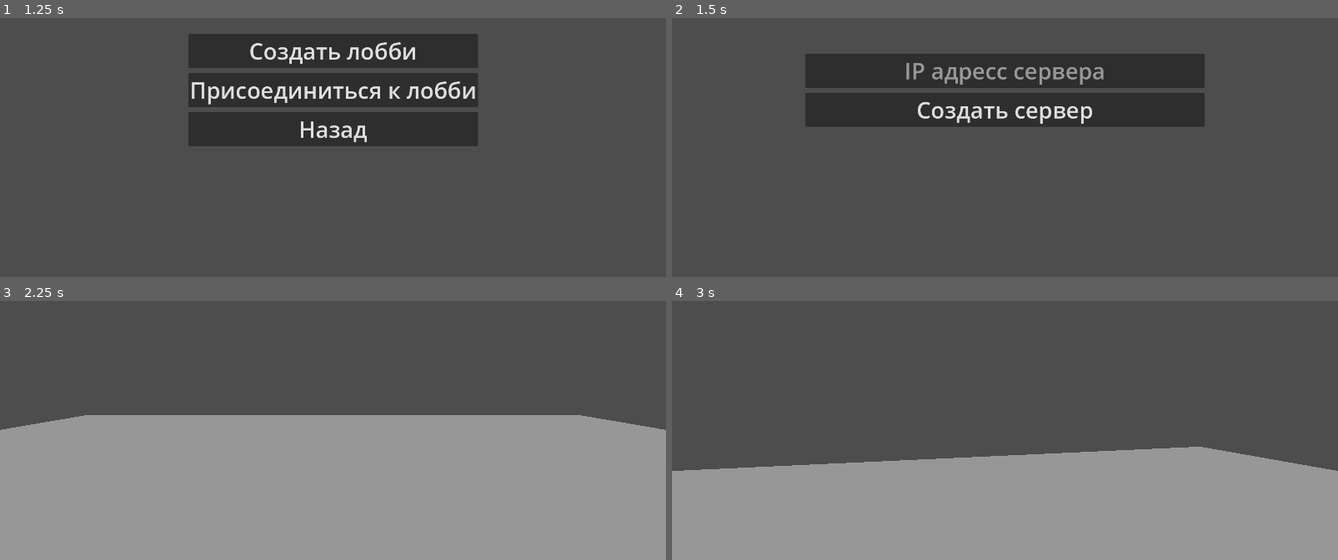
Above: before the commit, frames 1-4 (two rows, left to right).
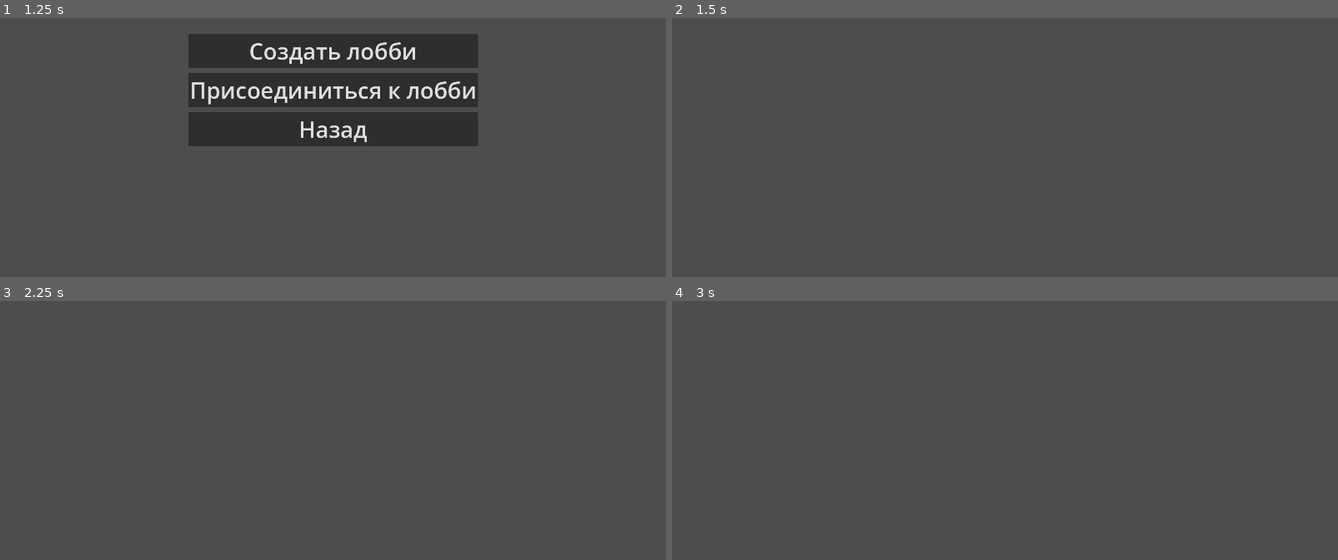
Above: after the commit, the same moments.

Repository: zZLerisZz/project-de
Game: Godot game, scene res://Scenes/main.tscn
Same seed, same stepped clock (60 frames per second), same inputs: the game is played once before the commit and once after it.
Inputs (mouse positions are in pixels of both pictures, inside the frame that each line leads up to):
- Up to frame 1 (1.25 s): click "Игра" at 0.5 s
- Up to frame 2 (1.5 s): click "Создать лобби" at 1.25 s
- Up to frame 3 (2.25 s): click (333, 391) at 2 s, where only the run before the commit has a clickable "Создать сервер"
- Up to frame 4 (3 s): tap Enter at 2.75 s; move the mouse to (1038, 370) at 2.77 s; hold W (move_forward) from 2.78 s (still down)

Frame 1 is identical in both runs. In frame 2, 15% of the frame differs, in the area x 20-80%, y 13-42%; in frame 3, 55%, in the area x 0-100%, y 44-100%; in frame 4, 39%.

Commit message:
Game Lobby

Diff:
--- a/Scenes/Scripts/main.gd
+++ b/Scenes/Scripts/main.gd
@@ -1,9 +1,15 @@
 extends Node
+
+var players = []
+var nick: String = "Player"
 
 func _ready() -> void:
 	$MainMenuInterface.visible = true
 	$GameMenuInterface.visible = false
 	$SettingsMenuInterface.visible = false
+	$LobbyMenu.visible = false
+
+	multiplayer.peer_connected.connect(_on_client_connected)
 
 
 func _unhandled_input(event: InputEvent) -> void:
@@ -16,9 +22,13 @@
 				$GameMenuInterface.visible = false
 				$MainMenuInterface.visible = true
 
-			if $GameMenuInterface/JoinCreateMenu.visible:
-				$GameMenuInterface/JoinCreateMenu.visible = false
+			if $GameMenuInterface/JoinMenu.visible:
+				$GameMenuInterface/JoinMenu.visible = false
 				$GameMenuInterface/ChooseMenu.visible = true
+
+		if $SettingsMenuInterface.visible:
+			$SettingsMenuInterface.visible = false
+			$MainMenuInterface.visible = true
 
 
 func _on_exit_button_pressed() -> void:
@@ -30,7 +40,7 @@
 
 	$GameMenuInterface.visible = true
 	$GameMenuInterface/ChooseMenu.visible = true
-	$GameMenuInterface/JoinCreateMenu.visible = false
+	$GameMenuInterface/JoinMenu.visible = false
 
 
 func _on_back_to_menu_button_pressed() -> void:
@@ -40,23 +50,105 @@
 
 func _on_create_game_lobby_button_pressed() -> void:
 	$GameMenuInterface/ChooseMenu.visible = false
+	var port = find_free_port(1050, 10000)
+	$LobbyMenu/MarginContainer/VBoxContainer/PortLabel.text = "Port: " + str(port)
 
-	$GameMenuInterface/JoinCreateMenu.visible = true
-	$GameMenuInterface/JoinCreateMenu/CreateMenu.visible = true
-	$GameMenuInterface/JoinCreateMenu/JoinMenu.visible = false
+	players = []
+
+	players.append({"peer_id": 1, "nick": nick})
+
+	$LobbyMenu/MarginContainer/VBoxContainer/HostLabel.text = "1." + nick
+
+	var peer = ENetMultiplayerPeer.new()
+	var err = peer.create_server(port, 2)
+	if err:
+		print_debug("Error in creating server")
+		return
+	multiplayer.multiplayer_peer = peer
+	if multiplayer.is_server():
+		print_debug("Server was created")
+
+	$LobbyMenu.visible = true
 
 
-func _on_create_server_button_pressed() -> void:
-	var world_scene = load("res://Scenes/world.tscn").instantiate()
-	world_scene.ip_address = $GameMenuInterface/JoinCreateMenu/CreateMenu/MarginContainer/VBoxContainer/IPAdressLineEdit.text
-	get_tree().current_scene.queue_free()
-	get_tree().root.add_child(world_scene)
-	get_tree().current_scene = world_scene
+#func _on_create_server_button_pressed() -> void:
+#	var port = find_free_port(1050, 10000)
+#	print_debug("Port: " + str(port) + nick)
+#	var peer = ENetMultiplayerPeer.new()
+#	var error = peer.create_server(port, 2)
+#	if error:
+#		print_debug("Error in creating server")
+#		return
+#	multiplayer.multiplayer_peer = peer
+#	if multiplayer.is_server():
+#		print_debug("Server was created")
+
+
+func _on_client_connected(peer_id) -> void:
+	players.append(peer_id)
+	for player in players:
+		if peer_id != multiplayer.get_unique_id():
+			update_players_nicknames.rpc_id(peer_id, multiplayer.get_unique_id(), nick)
+
+
+func find_free_port(start_port: int, end_port: int) -> int:
+	var address: String = "127.0.0.1"
+	var tcp_client = StreamPeerTCP.new()
+
+	for port in range(start_port, end_port + 1):
+		var err = tcp_client.connect_to_host(address, port)
+
+		if err == OK:
+			tcp_client.disconnect_from_host()
+			return port
+
+	return -1
 
 
 func _on_join_game_lobby_button_pressed() -> void:
 	$GameMenuInterface/ChooseMenu.visible = false
 
-	$GameMenuInterface/JoinCreateMenu.visible = true
-	$GameMenuInterface/JoinCreateMenu/CreateMenu.visible = false
-	$GameMenuInterface/JoinCreateMenu/JoinMenu.visible = true
+	$GameMenuInterface/JoinMenu.visible = true
+
+
+func _on_join_button_pressed() -> void:
+	$GameMenuInterface.visible = false
+
+	var ip_address = $GameMenuInterface/JoinMenu/MarginContainer/VBoxContainer/IPAdressLineEdit.text
+	var port = int($GameMenuInterface/JoinMenu/MarginContainer/VBoxContainer/PortLineEdit.text)
+	var peer = ENetMultiplayerPeer.new()
+	var error = peer.create_client(ip_address, port)
+	if error:
+		print_debug("Error in creating server")
+		return
+	multiplayer.multiplayer_peer = peer
+
+	$LobbyMenu/MarginContainer/VBoxContainer/IpLabel.text = "IP: " + ip_address
+	$LobbyMenu/MarginContainer/VBoxContainer/PortLabel.text = "Port: " + str(port)
+	$LobbyMenu/MarginContainer/VBoxContainer/JoinerLabel.text = "2." + nick
+
+	$LobbyMenu.visible = true
+
+@rpc("any_peer")
+func update_players_nicknames(id, nickname):
+	players.append({"peer_id": id, "nick": nickname})
+	if id != 1:
+		$LobbyMenu/MarginContainer/VBoxContainer/JoinerLabel.text = "2." + nickname
+	else:
+		$LobbyMenu/MarginContainer/VBoxContainer/HostLabel.text = "1." + nickname
+
+
+func _on_accept_button_pressed() -> void:
+	nick = $SettingsMenuInterface/MarginContainer/VBoxContainer/NicknameLineEdit.text
+	$SettingsMenuInterface/MarginContainer/VBoxContainer/NicknameLineEdit.text = ""
+	$SettingsMenuInterface/MarginContainer/VBoxContainer/NicknameLineEdit.placeholder_text = nick
+
+
+func _on_back_button_pressed() -> void:
+	$MainMenuInterface.visible = true
+	$SettingsMenuInterface.visible = false
+
+
+func _on_settings_button_pressed() -> void:
+	$MainMenuInterface.visible = false
+	$SettingsMenuInterface.visible = true
--- a/Scenes/main.tscn
+++ b/Scenes/main.tscn
@@ -58,6 +58,7 @@
 text = "Выход"
 
 [node name="GameMenuInterface" type="Control" parent="."]
+visible = false
 layout_mode = 3
 anchors_preset = 15
 anchor_right = 1.0
@@ -66,7 +67,6 @@
 grow_vertical = 2
 
 [node name="ChooseMenu" type="Control" parent="GameMenuInterface"]
-visible = false
 layout_mode = 1
 anchors_preset = 15
 anchor_right = 1.0
@@ -111,110 +111,169 @@
 theme_override_font_sizes/font_size = 65
 text = "Назад"
 
-[node name="JoinCreateMenu" type="Control" parent="GameMenuInterface"]
-layout_mode = 1
-anchors_preset = 15
-anchor_right = 1.0
-anchor_bottom = 1.0
-grow_horizontal = 2
-grow_vertical = 2
-
-[node name="CreateMenu" type="Control" parent="GameMenuInterface/JoinCreateMenu"]
+[node name="JoinMenu" type="Control" parent="GameMenuInterface"]
+layout_mode = 1
+anchors_preset = 15
+anchor_right = 1.0
+anchor_bottom = 1.0
+grow_horizontal = 2
+grow_vertical = 2
+
+[node name="MarginContainer" type="MarginContainer" parent="GameMenuInterface/JoinMenu"]
+layout_mode = 1
+anchors_preset = 15
+anchor_right = 1.0
+anchor_bottom = 1.0
+grow_horizontal = 2
+grow_vertical = 2
+theme_override_constants/margin_left = 15
+theme_override_constants/margin_top = 15
+theme_override_constants/margin_right = 15
+theme_override_constants/margin_bottom = 15
+
+[node name="VBoxContainer" type="VBoxContainer" parent="GameMenuInterface/JoinMenu/MarginContainer"]
+layout_mode = 2
+size_flags_horizontal = 4
+size_flags_vertical = 4
+theme_override_constants/separation = 15
+
+[node name="IPAdressLineEdit" type="LineEdit" parent="GameMenuInterface/JoinMenu/MarginContainer/VBoxContainer"]
+layout_mode = 2
+theme_override_font_sizes/font_size = 65
+placeholder_text = "IP"
+alignment = 1
+
+[node name="PortLineEdit" type="LineEdit" parent="GameMenuInterface/JoinMenu/MarginContainer/VBoxContainer"]
+layout_mode = 2
+theme_override_font_sizes/font_size = 65
+placeholder_text = "Port"
+alignment = 1
+
+[node name="JoinButton" type="Button" parent="GameMenuInterface/JoinMenu/MarginContainer/VBoxContainer"]
+layout_mode = 2
+theme_override_font_sizes/font_size = 65
+text = "Подключиться"
+
+[node name="SettingsMenuInterface" type="Control" parent="."]
 visible = false
-layout_mode = 1
-anchors_preset = 15
-anchor_right = 1.0
-anchor_bottom = 1.0
-grow_horizontal = 2
-grow_vertical = 2
-
-[node name="MarginContainer" type="MarginContainer" parent="GameMenuInterface/JoinCreateMenu/CreateMenu"]
+layout_mode = 3
+anchors_preset = 15
+anchor_right = 1.0
+anchor_bottom = 1.0
+grow_horizontal = 2
+grow_vertical = 2
+
+[node name="MarginContainer" type="MarginContainer" parent="SettingsMenuInterface"]
 layout_mode = 1
 anchors_preset = 8
 anchor_left = 0.5
 anchor_top = 0.5
 anchor_right = 0.5
 anchor_bottom = 0.5
-offset_left = -591.0
-offset_top = -120.0
-offset_right = 591.0
-offset_bottom = 121.0
-grow_horizontal = 2
-grow_vertical = 2
-theme_override_constants/margin_left = 15
-theme_override_constants/margin_top = 15
-theme_override_constants/margin_right = 15
-theme_override_constants/margin_bottom = 15
-
-[node name="VBoxContainer" type="VBoxContainer" parent="GameMenuInterface/JoinCreateMenu/CreateMenu/MarginContainer"]
-layout_mode = 2
-theme_override_constants/separation = 15
-
-[node name="IPAdressLineEdit" type="LineEdit" parent="GameMenuInterface/JoinCreateMenu/CreateMenu/MarginContainer/VBoxContainer"]
-layout_mode = 2
-theme_override_font_sizes/font_size = 65
-placeholder_text = "IP адресс сервера"
+offset_left = -433.0
+offset_top = -177.0
+offset_right = 433.0
+offset_bottom = 177.0
+grow_horizontal = 2
+grow_vertical = 2
+theme_override_constants/margin_left = 15
+theme_override_constants/margin_top = 15
+theme_override_constants/margin_right = 15
+theme_override_constants/margin_bottom = 15
+
+[node name="VBoxContainer" type="VBoxContainer" parent="SettingsMenuInterface/MarginContainer"]
+layout_mode = 2
+size_flags_vertical = 4
+theme_override_constants/separation = 15
+
+[node name="NicknameLineEdit" type="LineEdit" parent="SettingsMenuInterface/MarginContainer/VBoxContainer"]
+layout_mode = 2
+theme_override_font_sizes/font_size = 65
+placeholder_text = "Player"
 alignment = 1
 
-[node name="CreateServerButton" type="Button" parent="GameMenuInterface/JoinCreateMenu/CreateMenu/MarginContainer/VBoxContainer"]
-layout_mode = 2
-theme_override_font_sizes/font_size = 65
-text = "Создать сервер"
-
-[node name="JoinMenu" type="Control" parent="GameMenuInterface/JoinCreateMenu"]
-layout_mode = 1
-anchors_preset = 15
-anchor_right = 1.0
-anchor_bottom = 1.0
-grow_horizontal = 2
-grow_vertical = 2
-
-[node name="MarginContainer" type="MarginContainer" parent="GameMenuInterface/JoinCreateMenu/JoinMenu"]
-layout_mode = 1
-anchors_preset = 15
-anchor_right = 1.0
-anchor_bottom = 1.0
-grow_horizontal = 2
-grow_vertical = 2
-theme_override_constants/margin_left = 15
-theme_override_constants/margin_top = 15
-theme_override_constants/margin_right = 15
-theme_override_constants/margin_bottom = 15
-
-[node name="VBoxContainer" type="VBoxContainer" parent="GameMenuInterface/JoinCreateMenu/JoinMenu/MarginContainer"]
-layout_mode = 2
-size_flags_horizontal = 4
+[node name="AcceptButton" type="Button" parent="SettingsMenuInterface/MarginContainer/VBoxContainer"]
+layout_mode = 2
+theme_override_font_sizes/font_size = 65
+text = "Изменить"
+
+[node name="BackButton" type="Button" parent="SettingsMenuInterface/MarginContainer/VBoxContainer"]
+layout_mode = 2
+theme_override_font_sizes/font_size = 65
+text = "Назад"
+
+[node name="LobbyMenu" type="Control" parent="."]
+layout_mode = 3
+anchors_preset = 15
+anchor_right = 1.0
+anchor_bottom = 1.0
+grow_horizontal = 2
+grow_vertical = 2
+
+[node name="MarginContainer" type="MarginContainer" parent="LobbyMenu"]
+layout_mode = 1
+anchors_preset = 15
+anchor_right = 1.0
+anchor_bottom = 1.0
+offset_left = 526.0
+offset_top = 262.0
+offset_right = -526.0
+offset_bottom = -262.0
+grow_horizontal = 2
+grow_vertical = 2
+theme_override_constants/margin_left = 15
+theme_override_constants/margin_top = 15
+theme_override_constants/margin_right = 15
+theme_override_constants/margin_bottom = 15
+
+[node name="VBoxContainer" type="VBoxContainer" parent="LobbyMenu/MarginContainer"]
+layout_mode = 2
 size_flags_vertical = 4
 theme_override_constants/separation = 15
 
-[node name="IPAdressLineEdit" type="LineEdit" parent="GameMenuInterface/JoinCreateMenu/JoinMenu/MarginContainer/VBoxContainer"]
-layout_mode = 2
-theme_override_font_sizes/font_size = 65
-placeholder_text = "IP"
-alignment = 1
-
-[node name="PortLineEdit" type="LineEdit" parent="GameMenuInterface/JoinCreateMenu/JoinMenu/MarginContainer/VBoxContainer"]
-layout_mode = 2
-theme_override_font_sizes/font_size = 65
-placeholder_text = "Port"
-alignment = 1
-
-[node name="JoinButton" type="Button" parent="GameMenuInterface/JoinCreateMenu/JoinMenu/MarginContainer/VBoxContainer"]
-layout_mode = 2
-theme_override_font_sizes/font_size = 65
-text = "Подключиться"
-
-[node name="SettingsMenuInterface" type="Control" parent="."]
-layout_mode = 3
-anchors_preset = 15
-anchor_right = 1.0
-anchor_bottom = 1.0
-grow_horizontal = 2
-grow_vertical = 2
+[node name="IpLabel" type="Label" parent="LobbyMenu/MarginContainer/VBoxContainer"]
+layout_mode = 2
+theme_override_font_sizes/font_size = 65
+text = "IP: 127.0.0.1"
+horizontal_alignment = 1
+vertical_alignment = 1
+
+[node name="PortLabel" type="Label" parent="LobbyMenu/MarginContainer/VBoxContainer"]
+layout_mode = 2
+theme_override_font_sizes/font_size = 65
+horizontal_alignment = 1
+vertical_alignment = 1
+
+[node name="HostLabel" type="Label" parent="LobbyMenu/MarginContainer/VBoxContainer"]
+layout_mode = 2
+theme_override_colors/font_color = Color(0.780694, 4.54836e-06, 4.81307e-07, 1)
+theme_override_font_sizes/font_size = 65
+horizontal_alignment = 1
+vertical_alignment = 1
+
+[node name="JoinerLabel" type="Label" parent="LobbyMenu/MarginContainer/VBoxContainer"]
+layout_mode = 2
+theme_override_colors/font_color = Color(0.780392, 0, 0, 1)
+theme_override_font_sizes/font_size = 65
+horizontal_alignment = 1
+vertical_alignment = 1
+
+[node name="ReadyButton" type="Button" parent="LobbyMenu/MarginContainer/VBoxContainer"]
+layout_mode = 2
+theme_override_font_sizes/font_size = 65
+text = "Готов"
+
+[node name="BackButton" type="Button" parent="LobbyMenu/MarginContainer/VBoxContainer"]
+layout_mode = 2
+theme_override_font_sizes/font_size = 65
+text = "Выйти"
 
 [connection signal="pressed" from="MainMenuInterface/MarginContainer/VBoxContainer/GameButton" to="." method="_on_game_button_pressed"]
+[connection signal="pressed" from="MainMenuInterface/MarginContainer/VBoxContainer/SettingsButton" to="." method="_on_settings_button_pressed"]
 [connection signal="pressed" from="MainMenuInterface/MarginContainer/VBoxContainer/ExitButton" to="." method="_on_exit_button_pressed"]
 [connection signal="pressed" from="GameMenuInterface/ChooseMenu/MarginContainer/VBoxContainer/CreateGameLobbyButton" to="." method="_on_create_game_lobby_button_pressed"]
 [connection signal="pressed" from="GameMenuInterface/ChooseMenu/MarginContainer/VBoxContainer/JoinGameLobbyButton" to="." method="_on_join_game_lobby_button_pressed"]
 [connection signal="pressed" from="GameMenuInterface/ChooseMenu/MarginContainer/VBoxContainer/BackToMenuButton" to="." method="_on_back_to_menu_button_pressed"]
-[connection signal="pressed" from="GameMenuInterface/JoinCreateMenu/CreateMenu/MarginContainer/VBoxContainer/CreateServerButton" to="." method="_on_create_server_button_pressed"]
+[connection signal="pressed" from="GameMenuInterface/JoinMenu/MarginContainer/VBoxContainer/JoinButton" to="." method="_on_join_button_pressed"]
+[connection signal="pressed" from="SettingsMenuInterface/MarginContainer/VBoxContainer/AcceptButton" to="." method="_on_accept_button_pressed"]
+[connection signal="pressed" from="SettingsMenuInterface/MarginContainer/VBoxContainer/BackButton" to="." method="_on_back_button_pressed"]
